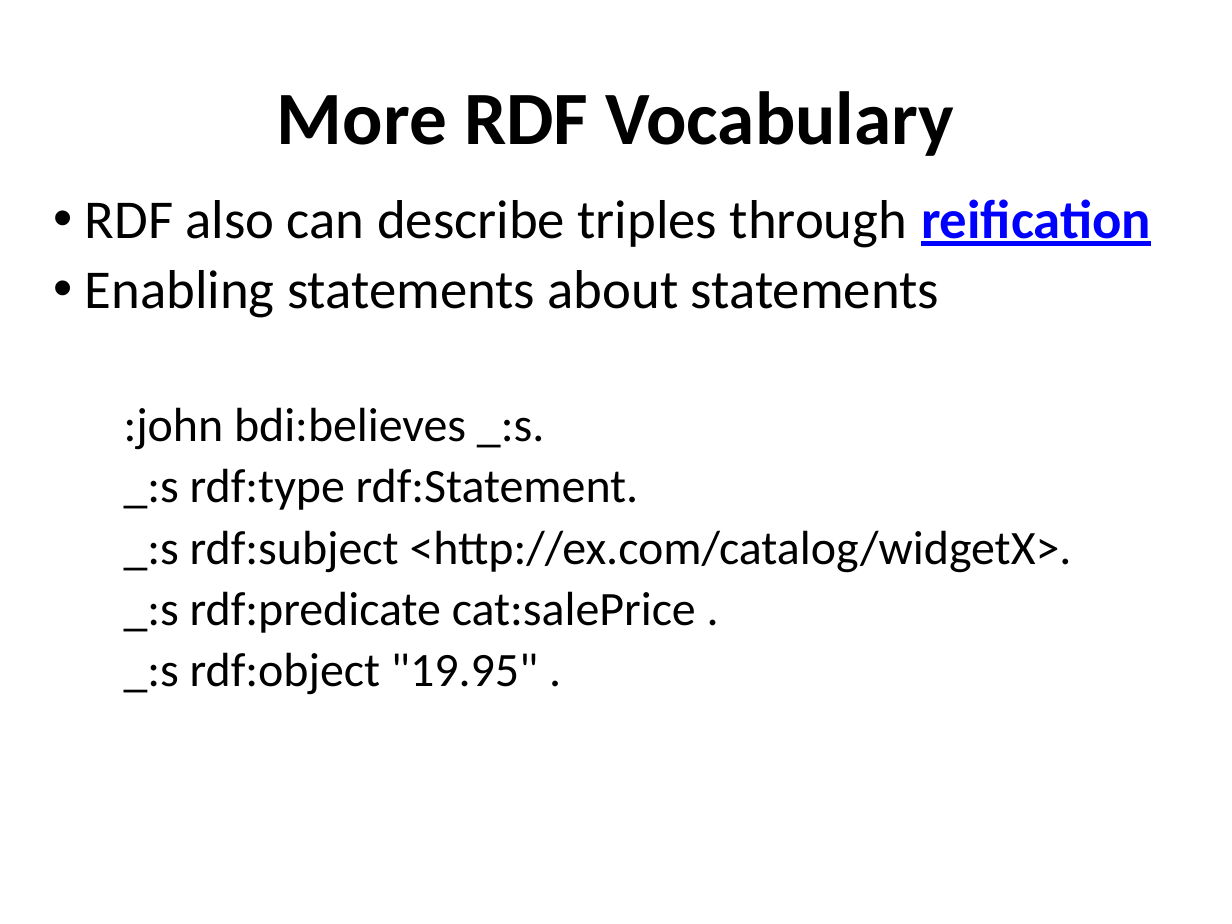
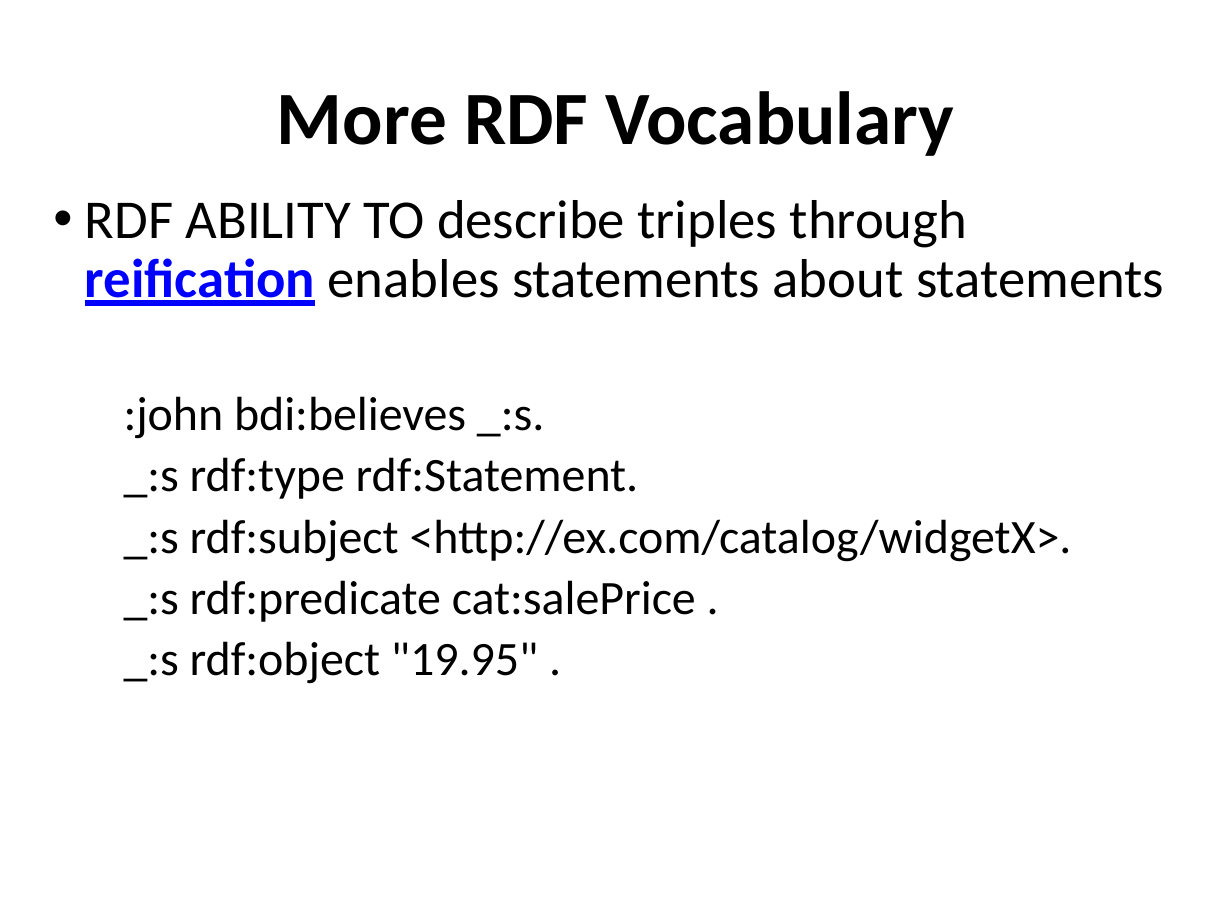
Before and after one commit to UMBC-CMSC-491-691-F19-Knowledge-Graphs/class_material, a slide deck: slide 31 of notes/01_introduction/01c_technologies.pptx (slide 36 before the commit). Drawn at 1232x924 pixels with LibreOffice and Linux fonts; fonts in the diff are those of the drawing. Boxes give left, top, right and bottom in pixels: in the first picture for what was removed or moved away, otherwise in the second. Text is boxed around its words. In the diff, an @@ line names an element or a change of style, - is before the commit and + after.

```diff
--- a/notes/01_introduction/01c_technologies.pptx
+++ b/notes/01_introduction/01c_technologies.pptx
@@ text at <box>85,200,1164,306</box>: text changed @@
-• RDF also can describe triples through reification
-• Enabling statements about statements
+• RDF ABILITY TO describe triples through reification enables statements about statements
```
Also in this commit, not shown: 11 other slides changed, 3 slides added, 6 slides removed, 23 other files.
